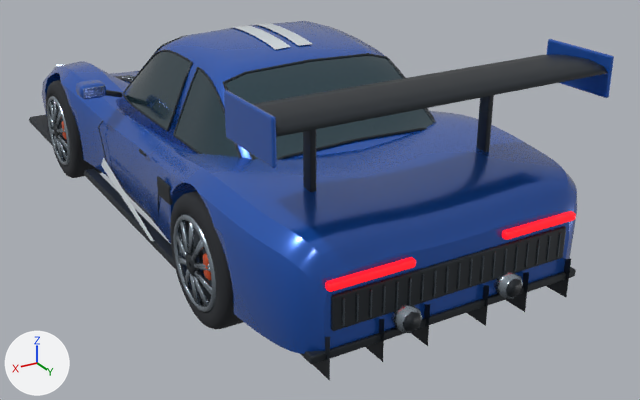
A saved change to the glTF model assets/runtime/vehicles/gt.glb.
Both versions are drawn from a 50 mm lens placed at (2.49, 5.04, 2.45), pointed at (-0.26, 0.46, 0.16). Lighting does not change. The marker at lower left points along +X, +Y and +Z. The picture after the commit comes second. Where no turn or scale is listed for an object, it has been applied to the vertices. Vertices at exactly the same position are counted once.

In view in the first picture: 'BRAKE_LIGHT_L', 'BRAKE_LIGHT_R', 'GT_ROOT_GT_Alloy_LOD0', 'GT_ROOT_GT_Carbon_LOD0', 'GT_ROOT_GT_Glass_LOD0', 'GT_ROOT_GT_Ice_LOD0', 'GT_ROOT_GT_Paint_LOD0', 'GT_ROOT_GT_Rotor_LOD0', 'SPIN_FL_GT_Alloy_LOD0', 'SPIN_FL_GT_Rubber_LOD0', 'SPIN_RL_GT_Alloy_LOD0', 'SPIN_RL_GT_Rubber_LOD0' and 5 more.
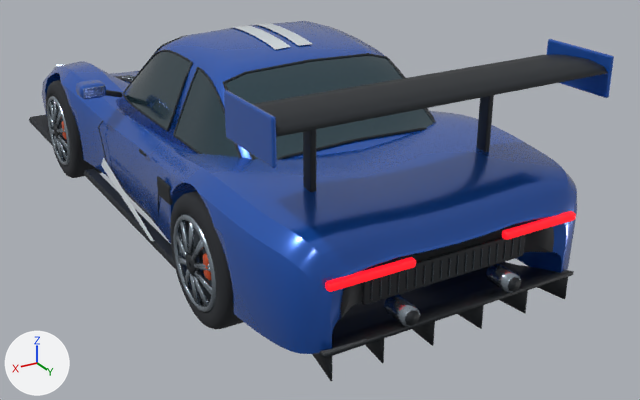
Where the change shows, as pixel boxes (x1, y1, x2, y2) in the pictures (640 x 400 px; the box of a moved part takes in the faces that stretch with it):
part 1 of me_windscreen_seal, moved or reshaped: before (331, 226, 566, 331); after (362, 235, 525, 305)
part 2 of me_windscreen_seal, moved or reshaped: before (506, 279, 522, 297); after (508, 277, 521, 292)
part 3 of me_windscreen_seal, moved or reshaped: before (403, 312, 421, 331); after (405, 310, 420, 326)
part 4 of me_windscreen_seal, rebuilt: before (301, 267, 576, 365); after (319, 262, 574, 358)
part 5 of me_windscreen_seal, added: after (340, 221, 554, 318)
part 6 of me_windscreen_seal, added: after (537, 276, 568, 299)
part 7 of me_windscreen_seal, added: after (458, 304, 484, 329)
part 8 of me_windscreen_seal, added: after (412, 321, 435, 346)
part 9 of me_windscreen_seal, added: after (312, 354, 332, 381)
part 10 of me_windscreen_seal, deleted: before (467, 285, 489, 326)
part 11 of me_windscreen_seal, deleted: before (411, 304, 430, 346)
part 12 of me_windscreen_seal, built on: before (506, 259, 571, 312); after (500, 290, 528, 313)
part 13 of me_windscreen_seal, cut back: before (313, 319, 384, 381); after (366, 337, 384, 363)
part 14 of me_sculpted_shell_lod0, cut back: before (323, 212, 569, 349); after (313, 212, 569, 354)

What changed in the scene script:
```text
Change me_windscreen_seal:
    used by ob_gt_root_gt_carbon_lod0; location = (0.0, 0.0, 0.0)
    remove me_windscreen_seal.from_pydata(...)  # 3854 vertices, 7422 faces; spans x -0.95..0.95, y -2.16..2.24, z 0.14..1.34
    add me_windscreen_seal.from_pydata(...)  # 3948 vertices, 7612 faces; spans x -0.95..0.95, y -2.16..2.24, z 0.14..1.34
    me_windscreen_seal part 1: the loose piece of 96 vertices spanning x -0.7..0.7, y 2.15..2.18, z 0.37..0.55 is scaled about its middle by (0.7, 0.72, 0.782), then moved by (0.0, -0.07, 0.01)
    me_windscreen_seal part 2: the loose piece of 16 vertices spanning x -0.36..-0.26, y 2.23..2.24, z 0.29..0.38 is moved by (0.0, 0.0, 0.02)
    me_windscreen_seal part 3: the loose piece of 16 vertices spanning x 0.26..0.36, y 2.23..2.24, z 0.29..0.38 is moved by (0.0, 0.0, 0.02)
    me_windscreen_seal part 4: the loose piece of 96 vertices spanning x -0.81..0.81, y 1.66..2.17, z 0.23..0.28 is rebuilt with 16 vertices and now spans x -0.76..0.76, y 1.7..2.2, z 0.14..0.29
    me_windscreen_seal part 5: a new loose piece of 96 vertices spanning x -0.64..0.64, y 2.07..2.15, z 0.41..0.63, in mat_ltx_gt_carbon (black #191f26)
    me_windscreen_seal part 6: a new loose piece of 16 vertices spanning x -0.72..-0.64, y 1.7..2.2, z 0.14..0.28, in mat_ltx_gt_carbon (black #191f26)
    me_windscreen_seal part 7: a new loose piece of 16 vertices spanning x -0.15..-0.13, y 1.7..2.2, z 0.14..0.28, in mat_ltx_gt_carbon (black #191f26)
    me_windscreen_seal part 8: a new loose piece of 16 vertices spanning x 0.13..0.15, y 1.7..2.2, z 0.14..0.28, in mat_ltx_gt_carbon (black #191f26)
    me_windscreen_seal part 9: a new loose piece of 16 vertices spanning x 0.64..0.72, y 1.7..2.2, z 0.14..0.28, in mat_ltx_gt_carbon (black #191f26)
    me_windscreen_seal part 10: the loose piece of 3 vertices spanning x -0.18, y 1.73..2.2, z 0.14..0.37 is deleted
    me_windscreen_seal part 11: the loose piece of 3 vertices spanning x 0.18, y 1.73..2.2, z 0.14..0.37 is deleted
    me_windscreen_seal part 12: 5 vertices removed from x -0.73..-0.44, y 1.73..2.2, z 0.14..0.37; 15 vertices added at x -0.44..-0.39, y 1.7..2.2, z 0.14..0.28
    me_windscreen_seal part 13: 5 vertices removed from x 0.44..0.73, y 1.73..2.2, z 0.14..0.37; 15 vertices added at x 0.39..0.44, y 1.7..2.2, z 0.14..0.28
Change me_sculpted_shell_lod0:
    used by ob_gt_root_gt_paint_lod0; location = (0.0, 0.0, 0.0)
    remove me_sculpted_shell_lod0.from_pydata(...)  # 4368 vertices, 8720 faces; spans x -1.03..1.03, y -2.12..2.16, z 0.21..1.39
    add me_sculpted_shell_lod0.from_pydata(...)  # 4843 vertices, 9670 faces; spans x -1.03..1.03, y -2.12..2.17, z 0.21..1.39
    me_sculpted_shell_lod0 part 14: 7 vertices moved from x -0.68..0.66, y 2.12..2.16, z 0.22..0.23 to x -0.7..0.7, y 2.12..2.16, z 0.23..0.26; 39 vertices removed from x -0.74..0.74, y 2.12..2.16, z 0.22..0.56; 514 vertices added at x -0.71..0.71, y 1.7..2.17, z 0.22..0.65
```
